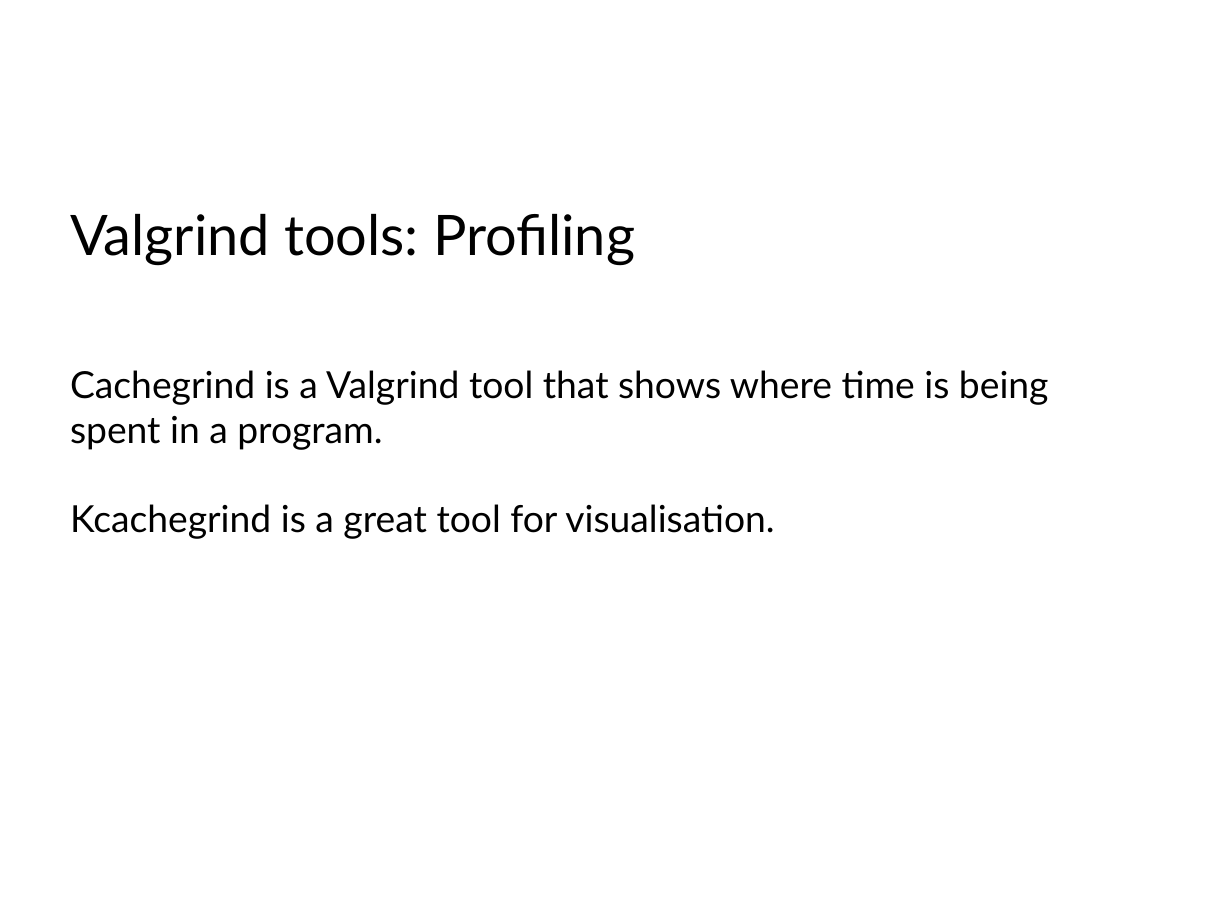
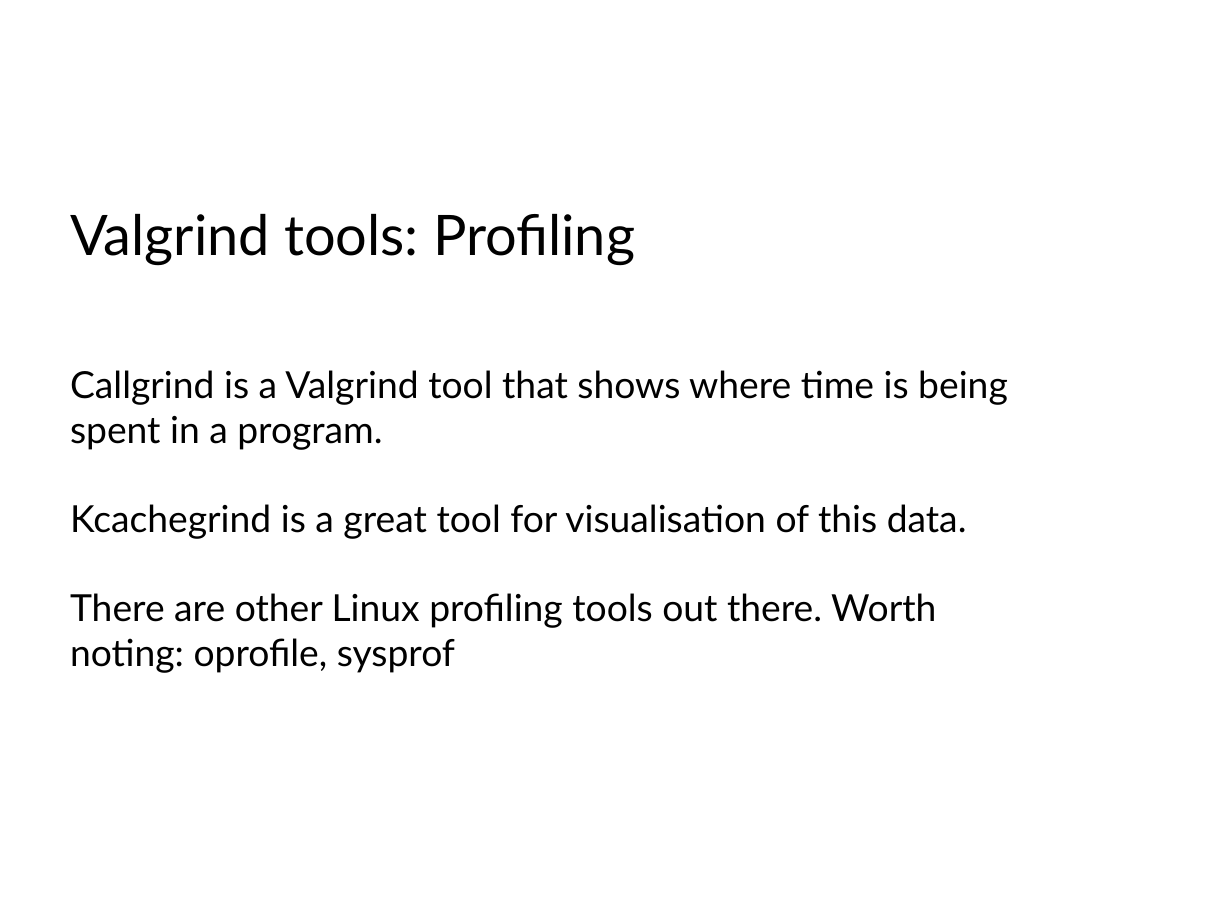
Before and after one commit to dneary/linux-devel-tools-tutorial, a slide deck: slide 21 of Linux Devtools.odp. Drawn at 1232x924 pixels with LibreOffice and Linux fonts; fonts in the diff are those of the drawing. Boxes give left, top, right and bottom in pixels: in the first picture for what was removed or moved away, otherwise in the second. Text is boxed around its words. In the diff, an @@ line names an element or a change of style, - is before the commit and + after.

Commit message:
Also mention oprofile & sysprof

```diff
--- a/Linux Devtools.odp
+++ b/Linux Devtools.odp
@@ text at bbox=[70, 370, 1008, 673]: text changed @@
-Cachegrind is a Valgrind tool that shows where time is being spent in a program.
-Kcachegrind is a great tool for visualisation.
+Callgrind is a Valgrind tool that shows where time is being spent in a program.
+Kcachegrind is a great tool for visualisation of this data.
+There are other Linux profiling tools out there. Worth noting: oprofile, sysprof
```
